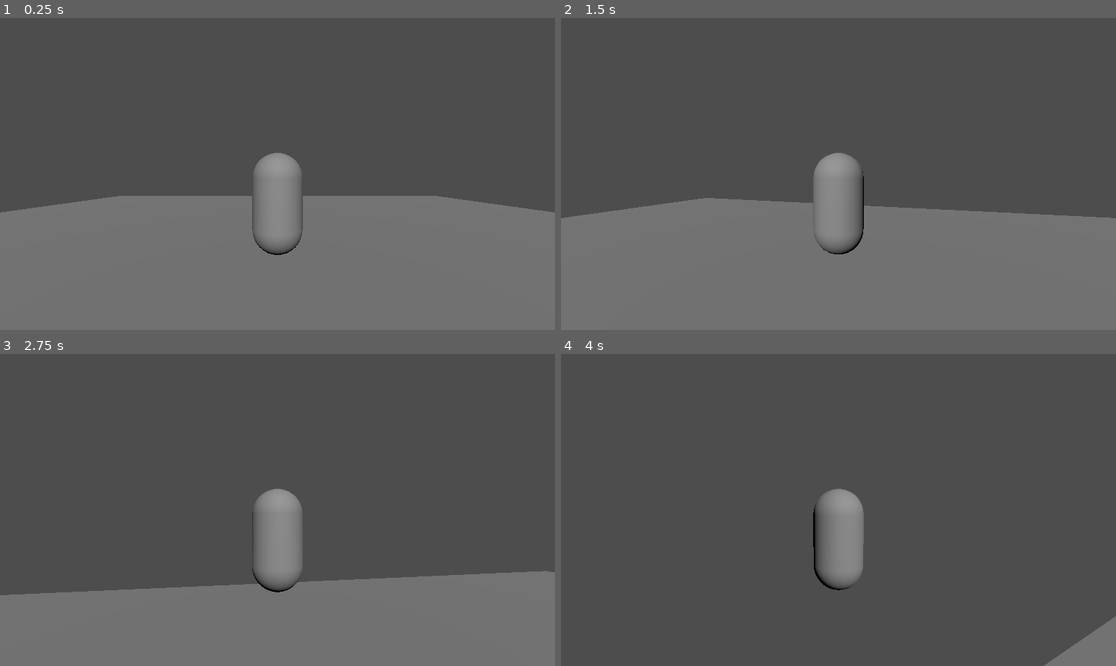
Above: before the commit, frames 1-4 (two rows, left to right).
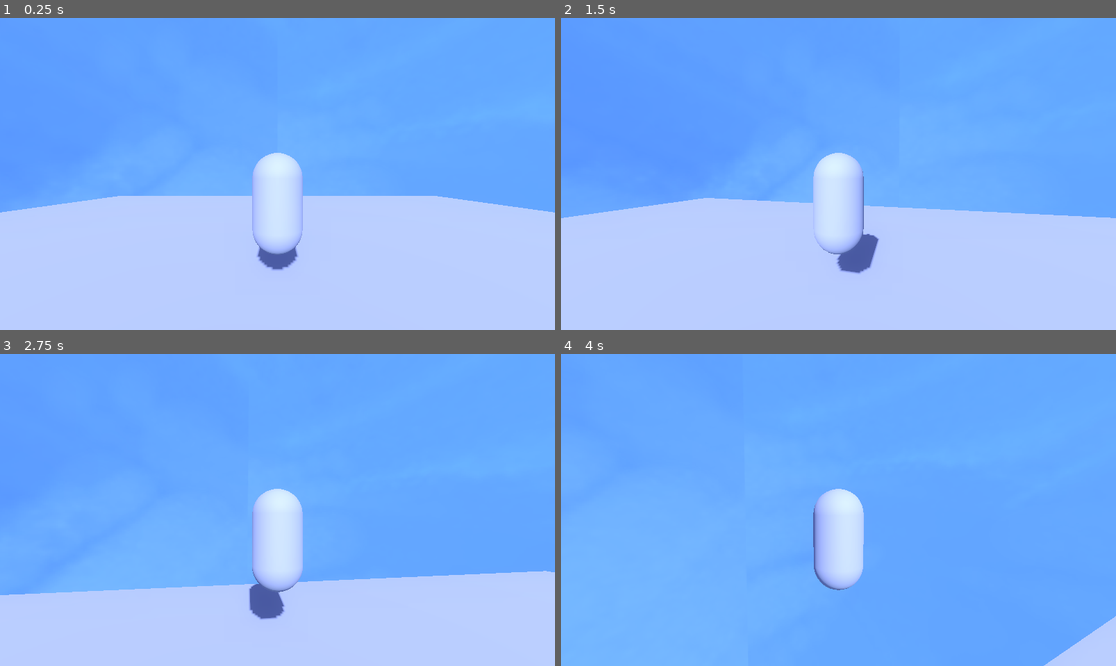
Above: after the commit, the same moments.

Repository: emeryplyler/Carrier
Game: Godot game, scene res://scenes/main.tscn
The game is run twice, just before and just after one commit, with the same random seed, the same clock (stepped at 60 frames per second) and the same inputs.
Inputs (mouse positions are in pixels of both pictures, inside the frame that each line leads up to):
- Up to frame 1 (0.25 s): no input
- Up to frame 2 (1.5 s): tap Enter (ui_accept) at 0.5 s; move the mouse to (866, 174) at 0.52 s; hold W (forward) from 0.53 s (still down); tap Space (jump) at 0.77 s; move the mouse to (810, 174) at 1.27 s
- Up to frame 3 (2.75 s): keep holding W (forward); tap Space (jump) at 1.52 s; move the mouse to (288, 503) at 2.02 s
- Up to frame 4 (4 s): keep holding W (forward); move the mouse to (832, 516) at 2.77 s; tap Space (jump) at 3.02, 3.77 s; move the mouse to (877, 513) at 3.52 s

The runs differ from the first frame. In frame 1, 100% of the frame differs, in the area x 0-100%, y 0-100%; in frame 2, 100%; in frame 3, 100%; in frame 4, 100%.

Commit message:
temp sky and lighting

Diff:
--- /dev/null
+++ b/assets/environment/cam_environment.tres
@@ -0,0 +1,18 @@
+[gd_resource type="Environment" load_steps=4 format=3 uid="uid://dvuekpc6hx0in"]
+
+[ext_resource type="Texture2D" uid="uid://di4ueehwd0dy" path="res://assets/environment/sky.png" id="1_qbrfn"]
+
+[sub_resource type="PanoramaSkyMaterial" id="PanoramaSkyMaterial_hfia3"]
+panorama = ExtResource("1_qbrfn")
+
+[sub_resource type="Sky" id="Sky_s7xfe"]
+sky_material = SubResource("PanoramaSkyMaterial_hfia3")
+
+[resource]
+background_mode = 2
+sky = SubResource("Sky_s7xfe")
+ambient_light_source = 3
+ambient_light_color = Color(0.8, 0.298039, 1, 1)
+ambient_light_sky_contribution = 0.8
+glow_enabled = true
+glow_bloom = 0.13
--- a/prefabs/player.tscn
+++ b/prefabs/player.tscn
@@ -1,6 +1,7 @@
-[gd_scene load_steps=4 format=3 uid="uid://dqecjdox2hhuo"]
+[gd_scene load_steps=5 format=3 uid="uid://dqecjdox2hhuo"]
 
 [ext_resource type="Script" path="res://scripts/player.gd" id="1_ql552"]
+[ext_resource type="Environment" uid="uid://dvuekpc6hx0in" path="res://assets/environment/cam_environment.tres" id="2_ly7mr"]
 
 [sub_resource type="CapsuleShape3D" id="CapsuleShape3D_tc0y6"]
 
@@ -20,3 +21,4 @@
 
 [node name="Camera3D" type="Camera3D" parent="CamTarget"]
 transform = Transform3D(1, 0, 0, 0, 1, 0, 0, 0, 1, 0, 0, 4.06448)
+environment = ExtResource("2_ly7mr")
--- a/scenes/main.tscn
+++ b/scenes/main.tscn
@@ -24,3 +24,5 @@
 
 [node name="DirectionalLight3D" type="DirectionalLight3D" parent="."]
 transform = Transform3D(1, 0, 0, 0, 0.820082, 0.572246, 0, -0.572246, 0.820082, 9.47436, 6.79299, 0)
+light_color = Color(0.92549, 0.960784, 1, 1)
+shadow_enabled = true
Binary file added: assets/environment/sky.png
Not shown, added: assets/environment/sky.png.import
